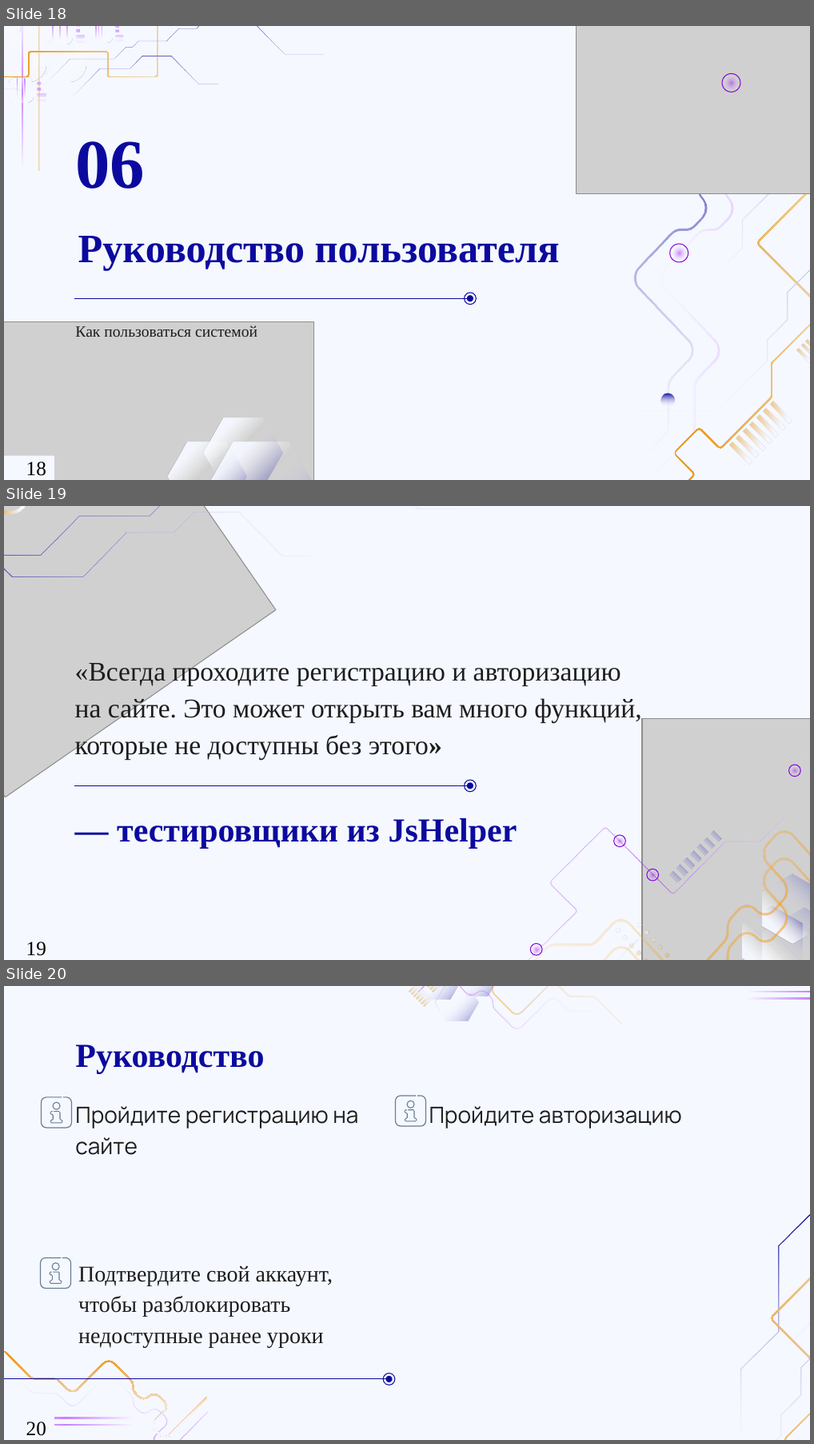
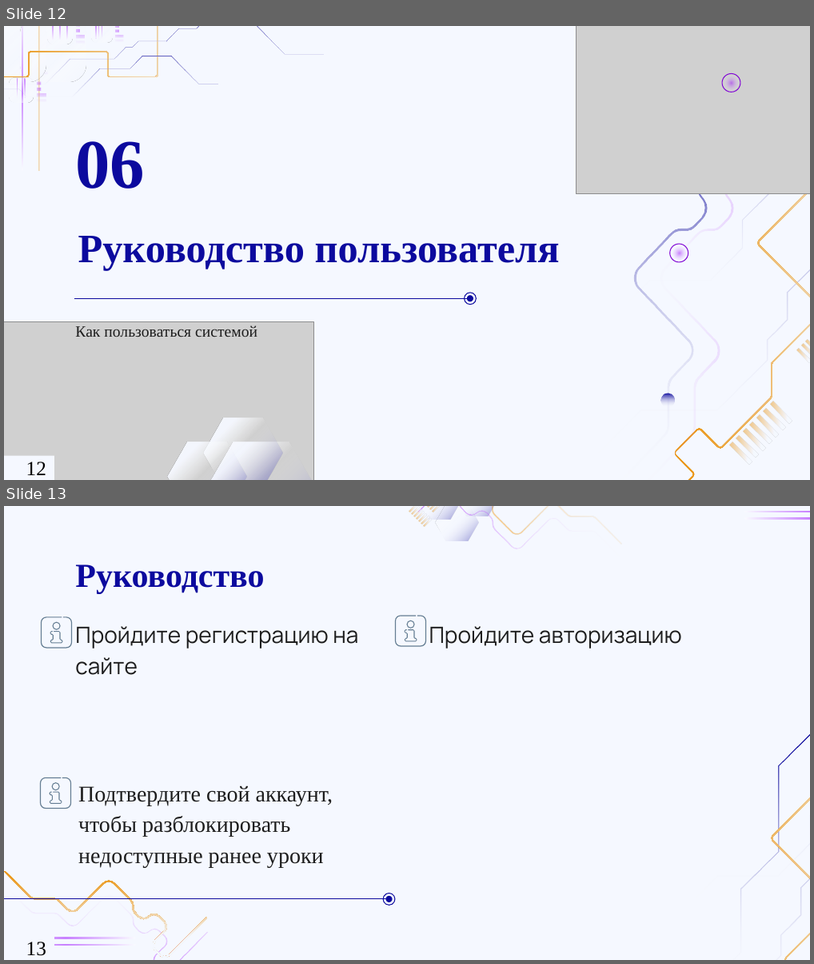
Before and after one commit to ahkaz-dev/jsHelper, a slide deck: Презентация.pptx. Shown one above the other, each under a label of ours: slides 18, 19 and 20 before the commit, slides 12 and 13 after it. The pictures are 814x1444 and 814x964 pixels, drawn with LibreOffice and Linux fonts; fonts in the diff are those of the drawing; grey boxes stand for pictures; background and template pictures are left out. Boxes give left, top, right and bottom in pixels: in the first picture for what was removed or moved away, otherwise in the second. Text is boxed around its words. In the diff, an @@ line names an element or a change of style, - is before the commit and + after.

```diff
--- a/Презентация.pptx
+++ b/Презентация.pptx
@@ slide 19 removed at (4, 506, 810, 960), background #F5F8FF @@
@@ group removed at (4, 506, 480, 804): 28 freeform shapes, 1 picture @@
@@ subtitle removed at (75, 659, 642, 760) @@
-«Всегда проходите регистрацию и авторизацию на сайте. Это может открыть вам много функций, которые не доступны без этого»
@@ ellipse removed at (790, 764, 802, 776) @@
@@ ellipse removed at (791, 766, 800, 775) @@
@@ line removed from (74, 786) to (468, 786) @@
@@ ellipse removed at (465, 780, 477, 792) @@
@@ ellipse removed at (467, 783, 474, 789) @@
@@ title removed at (117, 818, 518, 848) @@
-— тестировщики из JsHelper
@@ page number removed at (26, 941, 46, 956) @@
-19
@@ group removed at (410, 719, 810, 960): 16 freeform shapes, 6 ellipses, 1 picture @@
@@ what was slide 18 is now slide 12 @@
@@ page number at (26, 461, 46, 475): text changed @@
-18
+12
@@ what was slide 20 is now slide 13 @@
@@ page number at (26, 941, 46, 956): text changed @@
-20
+13
```
Also in this commit, not shown: 5 slides changed, 9 other slides removed.
